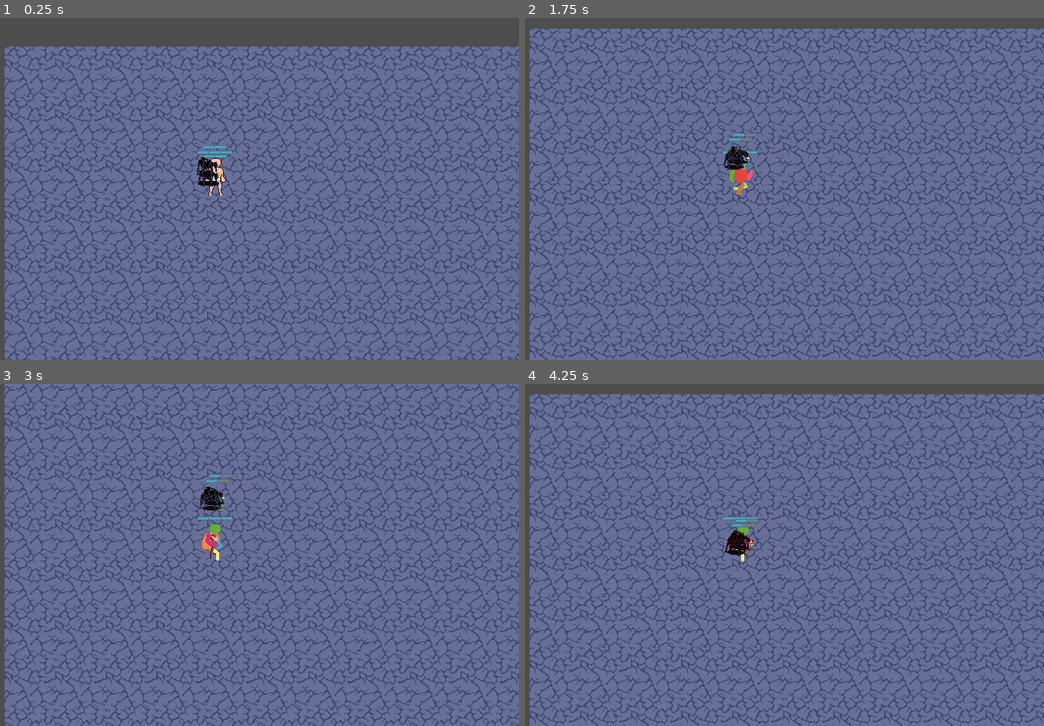
Above: before the commit, frames 1-4 (two rows, left to right).
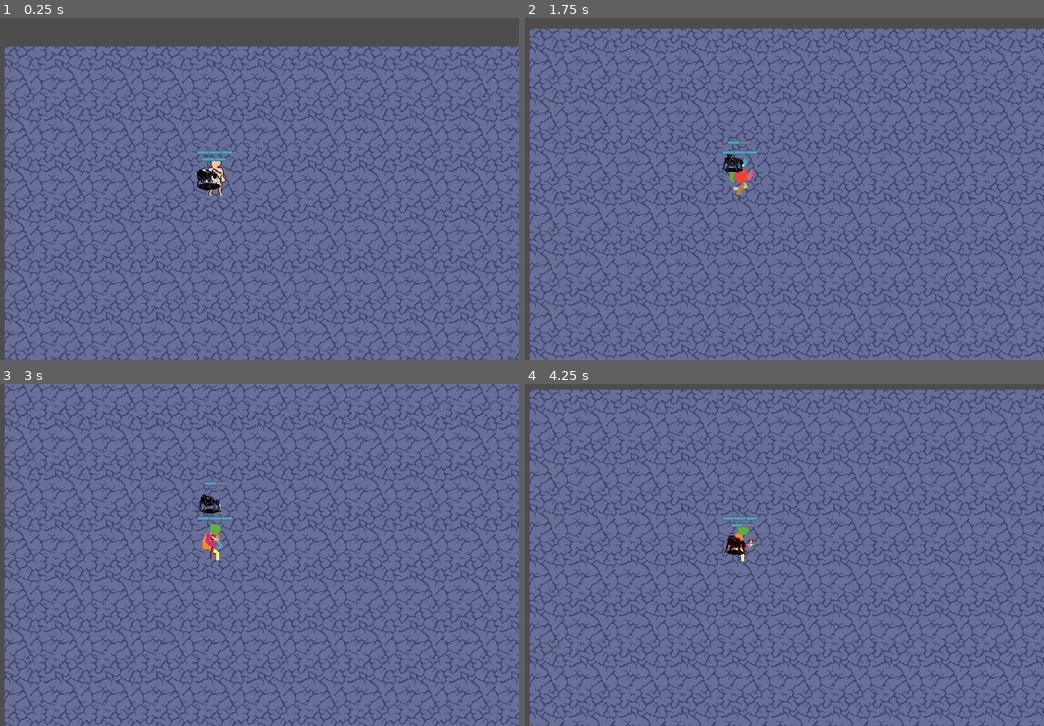
Above: after the commit, the same moments.

Repository: Naitais/battle-and-exploration-mode
Game: Godot game, scene res://scenes/main.tscn
The game is run twice, just before and just after one commit, with the same random seed, the same clock (stepped at 60 frames per second) and the same inputs.
Inputs (mouse positions are in pixels of both pictures, inside the frame that each line leads up to):
- Up to frame 1 (0.25 s): no input
- Up to frame 2 (1.75 s): tap Enter at 0.5 s; move the mouse to (732, 175) at 0.52 s; press the mouse at (732, 175) at 0.53 s; hold D (right) 0.53-1.28 s; move the mouse to (732, 178) at 1.27 s; release the mouse at (732, 178) at 1.28 s; hold S (down) from 1.28 s (still down); click (732, 178) at 1.35 s
- Up to frame 3 (3 s): move the mouse to (212, 490) at 2.02 s; release S (down) at 2.03 s; press the mouse at (212, 490) at 2.03 s; hold D (right) 2.03-2.78 s; move the mouse to (212, 493) at 2.77 s; release the mouse at (212, 493) at 2.78 s; hold W (up) from 2.78 s (still down); click (212, 493) at 2.85 s
- Up to frame 4 (4.25 s): move the mouse to (924, 606) at 3.52 s; release W (up) at 3.53 s; press the mouse at (924, 606) at 3.53 s; hold A (left) from 3.53 s (still down)

The runs differ from the first frame. In frame 1, 0.4% of the frame differs, in the area x 37-44%, y 37-51%; in frame 2, 0.3%; in frame 3, 0.3%; in frame 4, 33%, in the area x 0-100%, y 1-100%.

Commit message:
working on turn order logic

Diff:
--- a/scenes/cave_combat_map.gd
+++ b/scenes/cave_combat_map.gd
@@ -1,19 +1,38 @@
 extends Node2D
 
+var detect_teams: bool = false
 
 # Called when the node enters the scene tree for the first time.
 func _ready():
-	pass # Replace with function body.
-
+	detect_teams = true
 
 # Called every frame. 'delta' is the elapsed time since the previous frame.
 func _process(delta):
 	pass
 
-
 func _on_entities_involved_in_combat_body_entered(body):
-	print(body)
-
+	GlobalVar.entities_in_combat.append(body)
 
 func _on_entities_involved_in_combat_body_exited(body):
-	print(body)
+	#when entity exits combat map reset tean tag
+	body.entity_info["team_tag"] = " "
+
+#detects entities in RED TEAM
+func _on_red_team_area_body_entered(body):
+	#set team
+	if detect_teams and body != GlobalVar.roaming_mob:
+		GlobalVar.red_team.append(body)
+		body.entity_info["team_tag"] = "red"
+
+func _on_red_team_area_body_exited(body):
+	pass # Replace with function body.
+
+#detects entities in BLUE TEAM
+func _on_blue_team_area_body_entered(body):
+	#set team
+	if detect_teams:
+		GlobalVar.blue_team.append(body)
+		body.entity_info["team_tag"] = "blue"
+
+func _on_blue_team_area_body_exited(body):
+	pass # Replace with function body.
--- a/scenes/cave_combat_map.tscn
+++ b/scenes/cave_combat_map.tscn
@@ -30,6 +30,12 @@
 [sub_resource type="RectangleShape2D" id="RectangleShape2D_yosyx"]
 size = Vector2(383.5, 286.5)
 
+[sub_resource type="RectangleShape2D" id="RectangleShape2D_x1j1a"]
+size = Vector2(64, 288)
+
+[sub_resource type="RectangleShape2D" id="RectangleShape2D_mhgwh"]
+size = Vector2(63, 288)
+
 [node name="cave_combat_map" instance=ExtResource("1_mn0ln")]
 script = ExtResource("2_o4sv2")
 
@@ -51,11 +57,30 @@
 zoom = Vector2(2, 2)
 
 [node name="entities_involved_in_combat" type="Area2D" parent="." index="2"]
+visible = false
 collision_mask = 6
 
 [node name="CollisionShape2D" type="CollisionShape2D" parent="entities_involved_in_combat" index="0"]
 position = Vector2(192.25, 143.75)
 shape = SubResource("RectangleShape2D_yosyx")
 
+[node name="red_team_area" type="Area2D" parent="." index="3"]
+collision_mask = 6
+
+[node name="CollisionShape2D" type="CollisionShape2D" parent="red_team_area" index="0"]
+position = Vector2(32, 144)
+shape = SubResource("RectangleShape2D_x1j1a")
+
+[node name="blue_team_area" type="Area2D" parent="." index="4"]
+collision_mask = 6
+
+[node name="CollisionShape2D" type="CollisionShape2D" parent="blue_team_area" index="0"]
+position = Vector2(352, 144)
+shape = SubResource("RectangleShape2D_mhgwh")
+
 [connection signal="body_entered" from="entities_involved_in_combat" to="." method="_on_entities_involved_in_combat_body_entered"]
 [connection signal="body_exited" from="entities_involved_in_combat" to="." method="_on_entities_involved_in_combat_body_exited"]
+[connection signal="body_entered" from="red_team_area" to="." method="_on_red_team_area_body_entered"]
+[connection signal="body_exited" from="red_team_area" to="." method="_on_red_team_area_body_exited"]
+[connection signal="body_entered" from="blue_team_area" to="." method="_on_blue_team_area_body_entered"]
+[connection signal="body_exited" from="blue_team_area" to="." method="_on_blue_team_area_body_exited"]
--- a/scenes/mob.tscn
+++ b/scenes/mob.tscn
@@ -100,13 +100,12 @@
 layout_mode = 2
 columns = 2
 
-[node name="mob_icon2" type="TextureRect" parent="PanelContainer/MarginContainer/GridContainer" index="0"]
+[node name="mob_type_rect" type="TextureRect" parent="PanelContainer/MarginContainer/GridContainer" index="0"]
 layout_mode = 2
 expand_mode = 2
 
 [node name="tooltip_title" type="Label" parent="PanelContainer/MarginContainer/GridContainer" index="1"]
 layout_mode = 2
-text = "Mob info"
 
 [node name="mob_level_rect" type="TextureRect" parent="PanelContainer/MarginContainer/GridContainer" index="2"]
 layout_mode = 2
@@ -124,6 +123,14 @@
 [node name="mob_power_lbl" type="Label" parent="PanelContainer/MarginContainer/GridContainer" index="5"]
 layout_mode = 2
 
+[node name="mob_initiative_rect" type="TextureRect" parent="PanelContainer/MarginContainer/GridContainer" index="6"]
+layout_mode = 2
+texture = ExtResource("11_qp1di")
+expand_mode = 2
+
+[node name="mob_initiative_lbl" type="Label" parent="PanelContainer/MarginContainer/GridContainer" index="7"]
+layout_mode = 2
+
 [node name="tooltip_info_area" type="Area2D" parent="." index="13"]
 
 [node name="CollisionShape2D" type="CollisionShape2D" parent="tooltip_info_area" index="0"]
--- a/scenes/player.tscn
+++ b/scenes/player.tscn
@@ -410,6 +410,7 @@
 max_hitpoints = 3
 hitpoints = 3
 speed = 150
+type = "  adventurer"
 metadata/_edit_lock_ = true
 
 [node name="CollisionShape2D" parent="." index="1"]
--- a/scenes/spider.tscn
+++ b/scenes/spider.tscn
@@ -289,6 +289,7 @@
 max_hitpoints = 2
 hitpoints = 2
 speed = 15
+type = " arachnid"
 
 [node name="CollisionShape2D" parent="." index="1"]
 position = Vector2(4, 17)
--- a/scripts/baseEntity.gd
+++ b/scripts/baseEntity.gd
@@ -52,6 +52,8 @@
 #will be a sum of all stats
 var power: int = ((strength + intellect + dexterity + spirit + constitution) * level)
 
+#entity type
+@export var type: String = " "
 
 var entity_info: Dictionary = {
 	"power": power,
@@ -69,6 +71,8 @@
 	"constitution": constitution,
 	"dexterity": dexterity,
 	"spirit": spirit,
+	"type": type,
+	"team_tag": " ",
 }
 
 @onready var sprite = $Sprite2D
--- a/scripts/combat_mode_state.gd
+++ b/scripts/combat_mode_state.gd
@@ -4,6 +4,7 @@
 @export var game_world: Node2D
 @export var combat_mobs_container: Node2D
 var cave_combat_map = load("res://scenes/cave_combat_map.tscn").instantiate()
+var entities_in_combat: Array = GlobalVar.entities_in_combat
 
 # var for while which controls mobs spawned
 var i: int = 0
@@ -29,6 +30,16 @@
 			#for now it is just in order of i variable
 			combat_mob.position = game_world.combat_map.map_to_local(Vector2(11, i))
 
+func compare_entities(a, b):
+	return a.entity_info["initiative"] > b.entity_info["initiative"]
+
+func get_turn_order():
+	GlobalVar.entities_in_combat.sort_custom(compare_entities)
+	print("TERMINA PRINT   ",GlobalVar.entities_in_combat)
+
+# Define a custom comparison function to compare entities based on initiative
+
+
 func combat_start():
 	pass
 
@@ -53,3 +64,4 @@
 
 	#game_world.remove_child(game_world.mob_pack)
 	spawn_entities_in_combat_map()
+	get_turn_order()
--- a/scripts/gameWorld.gd
+++ b/scripts/gameWorld.gd
@@ -17,35 +17,21 @@
 	#state machine connextions
 	exploration_mode_state.exploration_mode_active.connect(state_machine.change_state.bind(exploration_mode_state))
 	exploration_mode_state.combat_mode_active.connect(state_machine.change_state.bind(combat_mode_state))
-
 	combat_mode_state.exploration_mode_active.connect(state_machine.change_state.bind(exploration_mode_state))
 	combat_mode_state.combat_mode_active.connect(state_machine.change_state.bind(combat_mode_state))
 
 	#add_child(exploration_map)
 	add_child(player)
 	create_unique_mob_pack()
-	create_unique_mob_pack()
 
 func _process(delta):
 	if GlobalVar.combat_mode and GlobalVar.exploration_mode == false:
 		combat_mode_state.combat_mode_active.emit()
-		#remove_child(mob_pack)
-
-		#if cave_combat_map.get_parent() == null:#solo agrego el nivel si no existe, si ya existe
-													#no corro cosntantemente esto porque sino tira error
-													#todo el tiempo al tratar de agregarlo constantemente
-			#remove_child(exploration_map)
-			#add_child(cave_combat_map)
-			#move_child(cave_combat_map, 0) #con esta funcion el mapa que cargo siempre esta primero en el orden de nodos
-
-			#spawn_entities_in_combat_map()
 
 	if Input.is_action_pressed("exit"):
 		get_tree().quit()
 
-	#print(GlobalVar.created_mob_packs)
-
 func create_unique_mob_pack() -> void:
 	var mob_pack = load("res://scenes/mob_pack.tscn").instantiate()
 	mob_packs.add_child(mob_pack)
-	GlobalVar.created_mob_packs.append(mob_pack)
+	#GlobalVar.created_mob_packs.append(mob_pack)
--- a/scripts/globalVar.gd
+++ b/scripts/globalVar.gd
@@ -11,6 +11,9 @@
 var mob_pack_involved_in_combat: Node
 var instantiated_mobs: Array
 var roaming_mob: CharacterBody2D
+var entities_in_combat: Array = []
+var red_team: Array = []
+var blue_team: Array = []
 
 #in the futurre I will need a globalvar for different things such as managing spawned mob packs
 #this array stores every spawned mob_pack so that when a combat starts, it will get a specific mob_pack
--- a/scripts/mob.gd
+++ b/scripts/mob.gd
@@ -1,8 +1,6 @@
 class_name Mob
 
 extends "res://scripts/baseEntity.gd"
-
-
 
 @onready var state_machine = $StateMachine as StateMachine
 @onready var wander_state = $StateMachine/WanderState as WanderState
@@ -14,6 +12,8 @@
 #dictionary with mob info
 @onready var mob_level_lbl = $PanelContainer/MarginContainer/GridContainer/mob_level_lbl
 @onready var mob_power_lbl = $PanelContainer/MarginContainer/GridContainer/mob_power_lbl
+@onready var tooltip_title = $PanelContainer/MarginContainer/GridContainer/tooltip_title
+@onready var mob_initiative_lbl = $PanelContainer/MarginContainer/GridContainer/mob_initiative_lbl
 
 
 
@@ -27,6 +27,15 @@
 	hurt_state.damage_taken.connect(state_machine.change_state.bind(hurt_state))
 	hurt_state.damage_taken_finished.connect(state_machine.change_state.bind(chase_state))
 
+	#set type of mob when added
+	entity_info["type"] = type
+	entity_info["inititive"] = level
+
+	#spiderling
+	#spider
+	#carrier spider
+	#guardian spider
+	#venomweaver
 func manage_mob_pack_tooltip_ui():
 	#print("mob scene; name ",self)
 	#for child in GlobalVar.mob_pack_involved_in_combat.get_children():
@@ -34,8 +43,10 @@
 	#		print("global var; name ",child)
 
 	#fill tooltip lbls with info
+	tooltip_title.text = str(self)
 	mob_level_lbl.text = str(level)
 	mob_power_lbl.text = str(power)
+	mob_initiative_lbl.text = str(level)
 		#var mob_icon = TextureRect.new()
 		#var mob_data = Label.new()
 		#grid_container.add_child(mob_icon)
--- a/scripts/player.gd
+++ b/scripts/player.gd
@@ -18,6 +18,12 @@
 	hurt_state.damage_taken.connect(state_machine.change_state.bind(hurt_state))
 	hurt_state.damage_taken_finished.connect(state_machine.change_state.bind(idle_state))
 	#hurt_state.combat_mode_started.connect(state_machine.change_state.bind(game_mode_state))
+
+	#set type of entity when added
+	entity_info["type"] = type
+
+	#set level 1
+	entity_info["level"] = 1
 
 func _input(event):
 	if GlobalVar.exploration_mode:
Not shown: 1 places in scenes/cave_combat_map.tscn that only renumber resources
